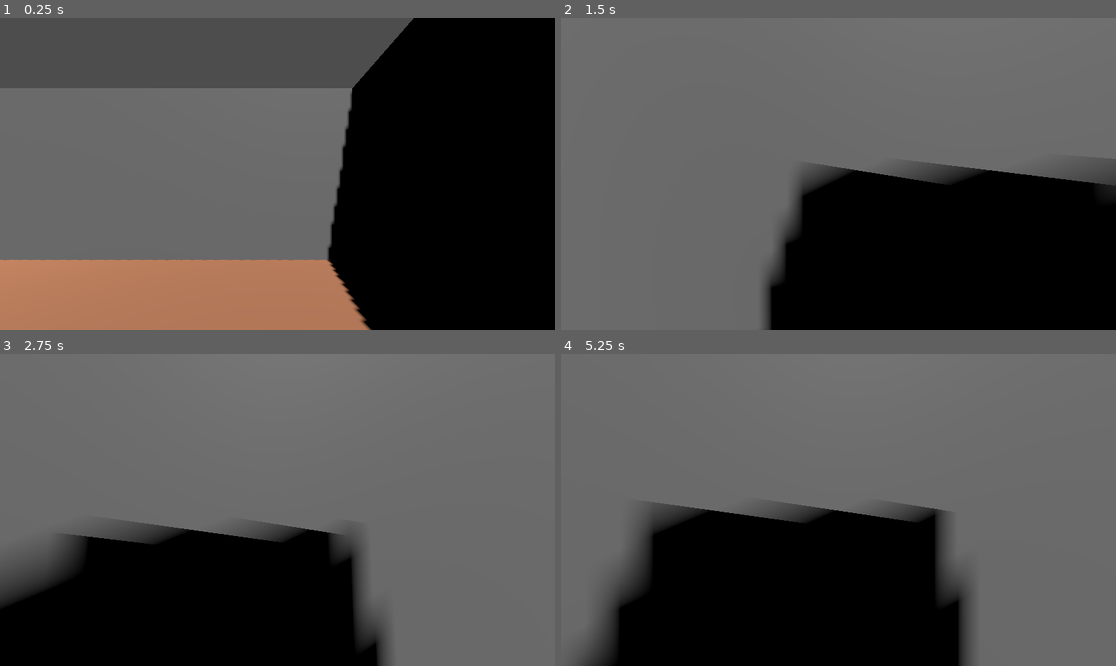
Above: before the commit, frames 1-4 (two rows, left to right).
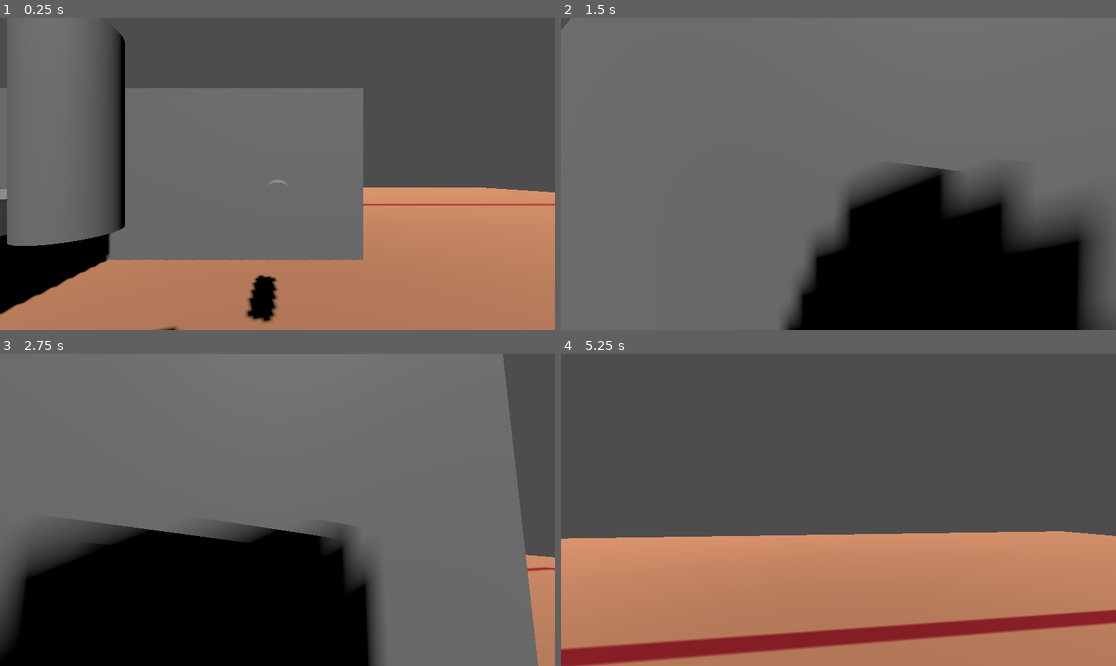
Above: after the commit, the same moments.

Repository: Pepa3/Solder-Saga
Game: Godot game, scene res://main.tscn
Same seed, same stepped clock (60 frames per second), same inputs: the game is played once before the commit and once after it.
Inputs (mouse positions are in pixels of both pictures, inside the frame that each line leads up to):
- Up to frame 1 (0.25 s): no input
- Up to frame 2 (1.5 s): move the mouse to (866, 174) at 0.52 s; hold Space (jump) 0.53-1.28 s; hold W (move_forward) from 0.53 s (still down); move the mouse to (810, 174) at 1.27 s; click (810, 174) at 1.35 s
- Up to frame 3 (2.75 s): keep holding W (move_forward); tap Space (jump) at 1.52, 1.55, 1.82 s; move the mouse to (288, 503) at 2.02 s; hold Space (jump) from 2.03 s (still down)
- Up to frame 4 (5.25 s): keep holding W (move_forward); move the mouse to (832, 516) at 2.77 s; release Space (jump) at 2.78 s; click (832, 516) at 2.85 s; tap Space (jump) at 3.02, 3.05, 3.32, 4.52, 4.55, 4.82 s; move the mouse to (877, 513) at 3.52 s; hold Space (jump) 3.53-4.28 s; move the mouse to (794, 506) at 4.27 s; click (794, 506) at 4.35 s; move the mouse to (844, 510) at 5.02 s; hold Space (jump) from 5.03 s (still down)

The runs differ from the first frame. In frame 1, 46% of the frame differs, in the area x 0-100%, y 0-100%; in frame 2, 14%; in frame 3, 10%; in frame 4, 98%.

Commit message:
add pickupable objects

Diff:
--- a/main.gd
+++ b/main.gd
@@ -1,6 +1,7 @@
 extends Node
 func _ready():
 	Input.mouse_mode = Input.MOUSE_MODE_CAPTURED
+	#DCCircuitSolver.new()._test_simple_circuit()
 func _input(event):
 	if event.is_action_pressed("ui_cancel"):
 		Input.mouse_mode = Input.MOUSE_MODE_VISIBLE
--- a/main.tscn
+++ b/main.tscn
@@ -1,8 +1,9 @@
-[gd_scene load_steps=9 format=3 uid="uid://8pdsuuxe7j40"]
+[gd_scene load_steps=10 format=3 uid="uid://8pdsuuxe7j40"]
 
 [ext_resource type="Script" uid="uid://bryjedfl05ud2" path="res://main.gd" id="1_0xm2m"]
 [ext_resource type="PackedScene" uid="uid://cf055bkbwl4d4" path="res://player.tscn" id="1_ig7tw"]
 [ext_resource type="Texture2D" uid="uid://kwykjg8vyfow" path="res://ground.png" id="2_h2yge"]
+[ext_resource type="PackedScene" uid="uid://cyx4q4hywyw50" path="res://object.tscn" id="4_1bvp3"]
 
 [sub_resource type="BoxShape3D" id="BoxShape3D_7dm0k"]
 size = Vector3(60, 2, 60)
@@ -55,7 +56,7 @@
 mesh = SubResource("BoxMesh_1bvp3")
 
 [node name="Wall2" type="StaticBody3D" parent="."]
-transform = Transform3D(1, 0, 0, 0, 1, 0, 0, 0, 1, 2, 2, 0)
+transform = Transform3D(-4.37114e-08, -1, 0, 1, -4.37114e-08, 0, 0, 0, 1, -5.8, 1.4, 0.2)
 
 [node name="CollisionShape3D" type="CollisionShape3D" parent="Wall2"]
 shape = SubResource("BoxShape3D_h2yge")
@@ -71,3 +72,9 @@
 
 [node name="MeshInstance3D" type="MeshInstance3D" parent="Wall3"]
 mesh = SubResource("BoxMesh_1bvp3")
+
+[node name="Object" parent="." instance=ExtResource("4_1bvp3")]
+transform = Transform3D(1, 0, 0, 0, 1, 0, 0, 0, 1, -1, 2, -1)
+
+[node name="Object2" parent="." instance=ExtResource("4_1bvp3")]
+transform = Transform3D(1, 0, 0, 0, -4.37114e-08, 1, 0, -1, -4.37114e-08, 0, 2, -2)
--- /dev/null
+++ b/object.tscn
@@ -0,0 +1,22 @@
+[gd_scene load_steps=3 format=3 uid="uid://cyx4q4hywyw50"]
+
+[sub_resource type="CylinderShape3D" id="CylinderShape3D_rfk7t"]
+height = 1.0
+radius = 0.2
+
+[sub_resource type="CylinderMesh" id="CylinderMesh_l2ofb"]
+top_radius = 0.2
+bottom_radius = 0.2
+height = 1.0
+
+[node name="Object" type="RigidBody3D"]
+collision_layer = 3
+
+[node name="CollisionShape3D" type="CollisionShape3D" parent="."]
+transform = Transform3D(1, 0, 0, 0, 1, 0, 0, 0, 1, 0, 0.5, 0)
+shape = SubResource("CylinderShape3D_rfk7t")
+
+[node name="MeshInstance3D" type="MeshInstance3D" parent="."]
+transform = Transform3D(1, 0, 0, 0, 1, 0, 0, 0, 1, 0, 0.5, 0)
+mesh = SubResource("CylinderMesh_l2ofb")
+skeleton = NodePath("../..")
--- a/player.gd
+++ b/player.gd
@@ -1,9 +1,11 @@
 extends CharacterBody3D
-@export var speed = 14
-@export var mouse_sensitivity = -0.005
-@export var jump_impulse = 5
+var speed = 5
+var pickup_speed = 3
+var mouse_sensitivity = -0.005
+var jump_impulse = 5
 var gravity = ProjectSettings.get_setting("physics/3d/default_gravity")
 var target_velocity = Vector3.ZERO
+var picked_object: Node3D = null
 
 func _physics_process(delta):
 	var input = Input.get_vector("move_left", "move_right", "move_forward", "move_back")
@@ -18,8 +20,22 @@
 		velocity.y = velocity.y - (gravity * delta)
 
 	move_and_slide()
+	if picked_object:
+		picked_object.global_position = picked_object.global_position.move_toward(
+			$Camera/Pickup.global_position,
+			delta*pickup_speed*abs($Camera/Pickup.global_position.distance_to(picked_object.global_position)))
+
 
 func _unhandled_input(event):
 	if event is InputEventMouseMotion && Input.mouse_mode == Input.MOUSE_MODE_CAPTURED:
 		rotate_y(event.relative.x*mouse_sensitivity)
 		$Camera.rotate_x(event.relative.y*mouse_sensitivity)
+	if event is InputEventMouseButton && Input.mouse_mode == Input.MOUSE_MODE_CAPTURED:
+		if (event as InputEventMouseButton).is_pressed() && $Camera/Ray.is_colliding():
+			picked_object = $Camera/Ray.get_collider()
+			if picked_object is RigidBody3D:
+				(picked_object as RigidBody3D).gravity_scale=0
+		elif (event as InputEventMouseButton).is_released():
+			if picked_object is RigidBody3D:
+				(picked_object as RigidBody3D).gravity_scale=1
+			picked_object=null
--- a/player.tscn
+++ b/player.tscn
@@ -2,7 +2,7 @@
 
 [ext_resource type="Script" uid="uid://b353hwxeuf00q" path="res://player.gd" id="1_4flbx"]
 
-[sub_resource type="SphereShape3D" id="SphereShape3D_sh265"]
+[sub_resource type="CylinderShape3D" id="CylinderShape3D_4flbx"]
 
 [sub_resource type="CylinderMesh" id="CylinderMesh_4flbx"]
 
@@ -10,11 +10,18 @@
 script = ExtResource("1_4flbx")
 
 [node name="CollisionShape3D" type="CollisionShape3D" parent="."]
-transform = Transform3D(1, 0, 0, 0, 1, 0, 0, 0, 1, 0, 0.5, 0)
-shape = SubResource("SphereShape3D_sh265")
+transform = Transform3D(1, 0, 0, 0, 1, 0, 0, 0, 1, 0, 1, 0)
+shape = SubResource("CylinderShape3D_4flbx")
 
 [node name="Camera" type="Camera3D" parent="."]
 transform = Transform3D(1, 0, 0, 0, 1, 0, 0, 0, 1, 0, 2, 0)
+
+[node name="Ray" type="RayCast3D" parent="Camera"]
+target_position = Vector3(0, 0, -4)
+collision_mask = 2
+
+[node name="Pickup" type="Marker3D" parent="Camera"]
+transform = Transform3D(1, 0, 0, 0, 1, 0, 0, 0, 1, 0, 0, -3)
 
 [node name="MeshInstance3D" type="MeshInstance3D" parent="."]
 transform = Transform3D(1, 0, 0, 0, 1, 0, 0, 0, 1, 0, 1, 0)
--- a/project.godot
+++ b/project.godot
@@ -66,3 +66,8 @@
 "events": [Object(InputEventMouseButton,"resource_local_to_scene":false,"resource_name":"","device":-1,"window_id":0,"a …(258 unchanged characters)…
 ]
 }
+
+[layer_names]
+
+3d_physics/layer_1="physics"
+3d_physics/layer_2="interactable"
